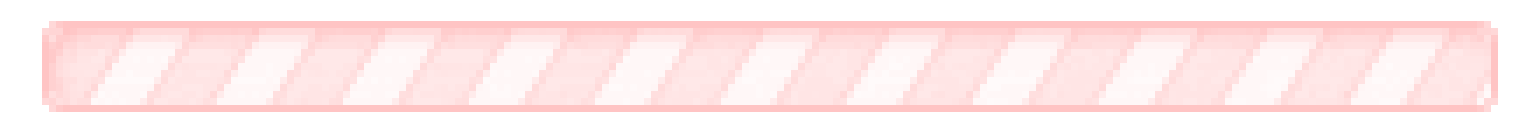
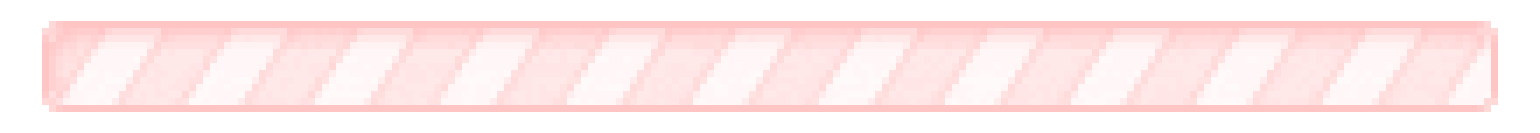
Before/after of a 1540 x 133 layered artwork. What changed in the layer stack:
hid "Capa 7" over box(49, 28, 1491, 105)
showed "Capa 5" over box(49, 28, 1491, 105)
